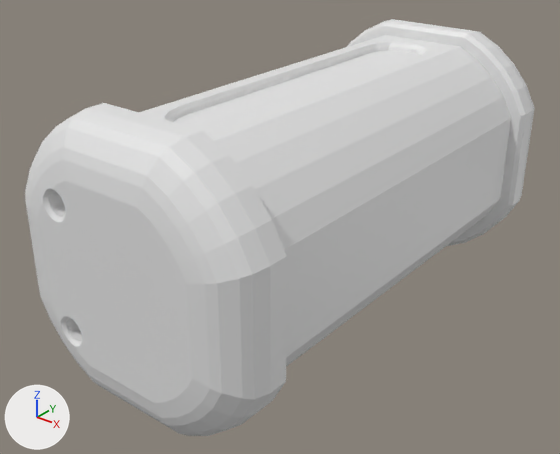
What one commit did to the glTF model FlexEngine/resources/meshes/battery_cell.glb.
Both versions are drawn from a camera (50 mm lens) standing at (3.4, -4.67, 2.47) and looking at (-0.13, -0.27, -0.27). The axes (+X, +Y, +Z) are drawn at lower left. The lights are the same throughout. Vertices at the same position are counted once.
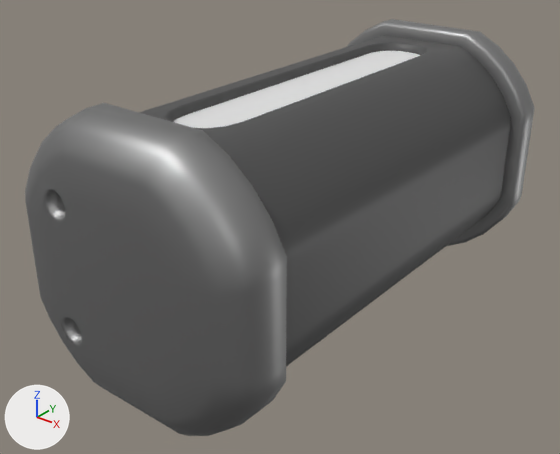
The newer file is also turned or shifted as a whole; pictures and numbers use the older file's frame.

The change, as a diff of the scene's bpy script:
```diff
--- a/FlexEngine/resources/meshes/battery_cell.glb.py
+++ b/FlexEngine/resources/meshes/battery_cell.glb.py
@@ mat_rubber @@
+mat_rubber = bpy.data.materials.new('Rubber')
+# nodes: BsdfPrincipled, Mix, OutputMaterial, VertexColor
+# colours: dark grey #4e4e4e
@@ mat_metal @@
+mat_metal = bpy.data.materials.new('Metal')
+# nodes: BsdfPrincipled, Mix, OutputMaterial, VertexColor
+# colours: grey #9e9e9e
@@ mat_glass @@
+mat_glass = bpy.data.materials.new('Glass')
+# nodes: BsdfPrincipled, Mix, OutputMaterial, VertexColor
+# colours: white #e7e7e7
@@ me_cylinder @@
 # used by ob_cylinder; location = (0.0, 0.0, 0.0)
-me_cylinder.from_pydata(...)  # 1592 vertices, 3180 faces; spans x -1.04..1.04, y -2.09..2.09, z -1.04..1.04
+me_cylinder.from_pydata(...)  # 1406 vertices, 2808 faces; spans x -1.04..1.04, y -2.09..2.09, z -1.04..1.04
+# me_cylinder part 1: 14 vertices moved from x -0.21..0.0, y -1.62..1.66, z -1.04..1.0 to x -0.18..0.18, y -1.43..1.43, z -0.92..0.92; 344 vertices removed from x -0.59..0.56, y -2.09..2.09, z -1.04..1.04; 158 vertices added at x -0.92..0.92, y -2.09..2.09, z -0.92..0.92
+# me_cylinder part 2: 1 face spanning x -0.25..-0.23, y -1.24..0.0, z 0.86 switches from no material to mat_glass
+# me_cylinder part 3: 917 faces spanning x -1.04..1.04, y -2.09..2.09, z -1.04..1.04 switch from no material to mat_metal
+# me_cylinder part 4: 104 faces spanning x -0.92..0.92, y -1.42..1.4, z -0.92..0.92 switch from no material to mat_rubber
+me_cylinder.materials.append(mat_glass)
```

Pixel boxes [x1, y1, x2, y2] of what changed, in the pictures (560 x 454 px):
part 1 of me_cylinder, cut back: before [38, 19, 475, 431]; after [50, 35, 511, 386]
part 2 of me_cylinder, recoloured: [178, 81, 286, 119] in both
part 3 of me_cylinder, recoloured: [26, 26, 526, 436] in both
part 4 of me_cylinder, recoloured: [170, 45, 487, 333] in both
